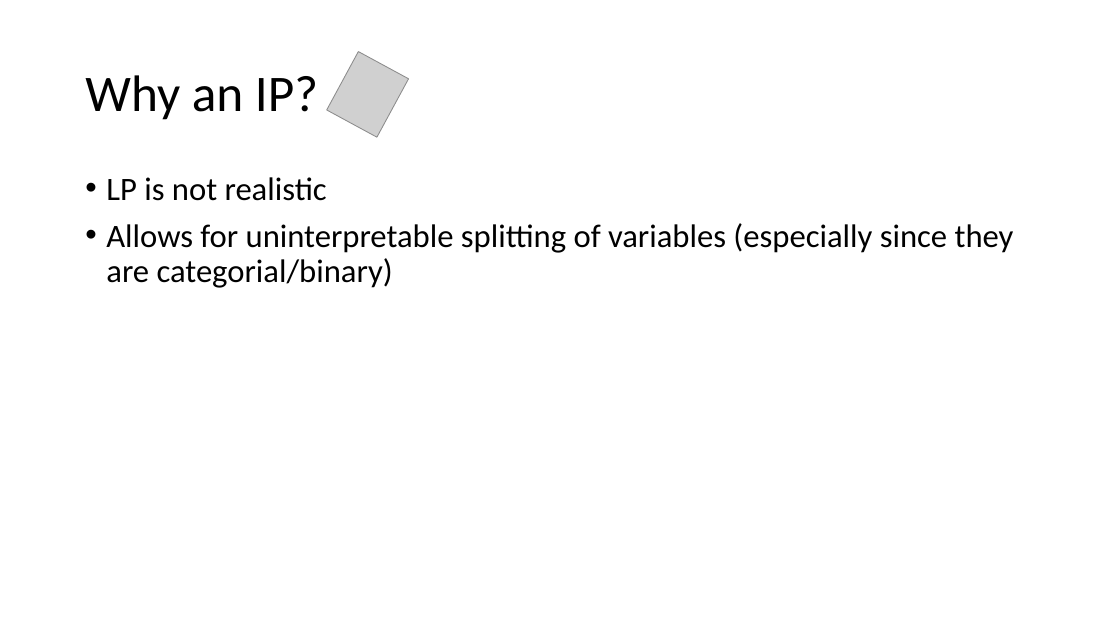
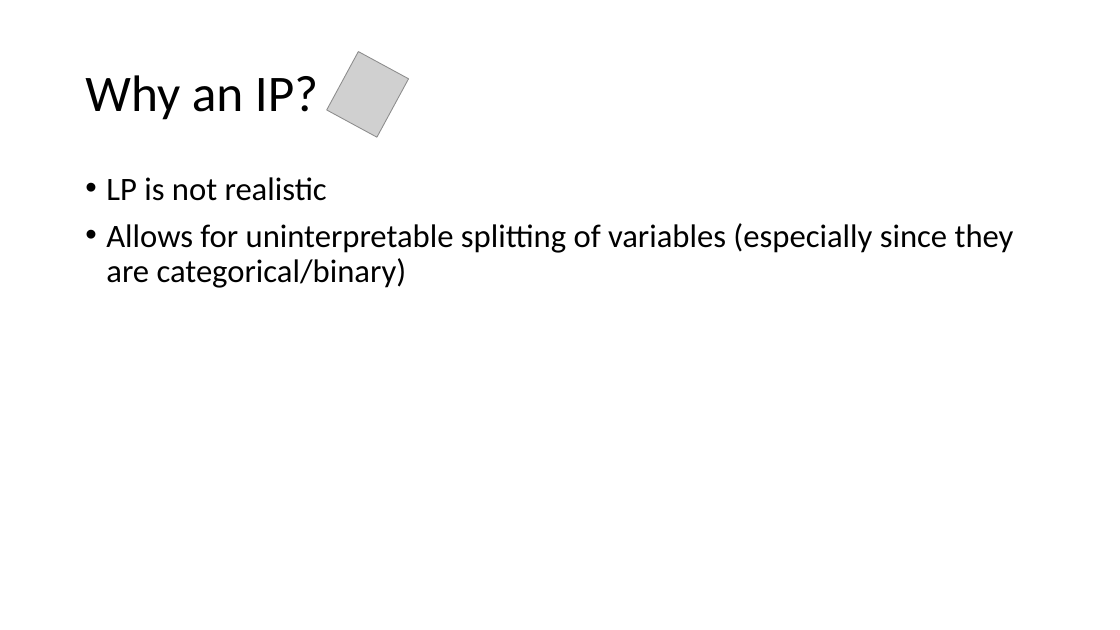
Before and after one commit to DillWithIt77/D2P-Spring-2021, a slide deck: slide 7 of Trees Get Degrees.pptx. Drawn at 1120x630 pixels with LibreOffice and Linux fonts; fonts in the diff are those of the drawing; grey boxes stand for pictures; background and template pictures are left out. Boxes give left, top, right and bottom in pixels: in the first picture for what was removed or moved away, otherwise in the second. Text is boxed around its words. In the diff, an @@ line names an element or a change of style, - is before the commit and + after.

```diff
--- a/Trees Get Degrees.pptx
+++ b/Trees Get Degrees.pptx
@@ text at [106, 223, 1014, 288]: text changed @@
-• Allows for uninterpretable splitting of variables (especially since they are categorial/binary)
+• Allows for uninterpretable splitting of variables (especially since they are categorical/binary)
```
Also in this commit, not shown: 2 other slides changed.
